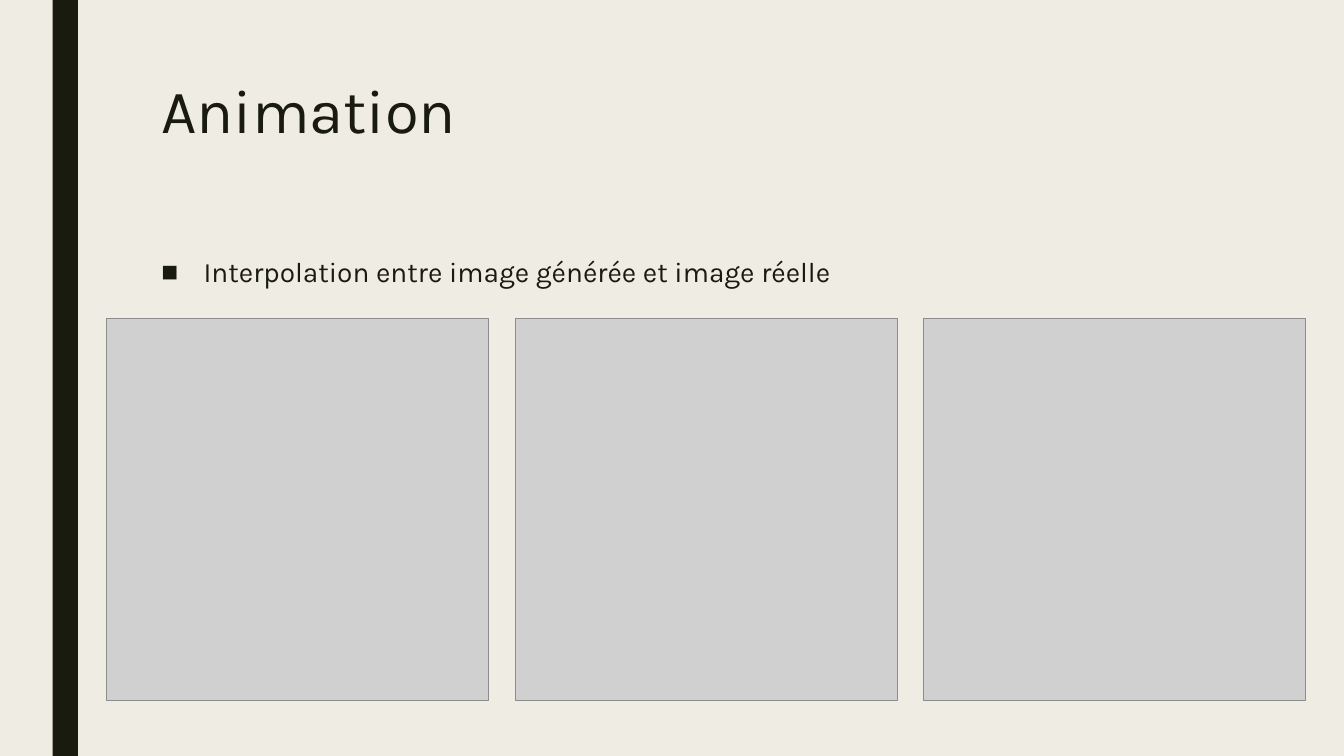
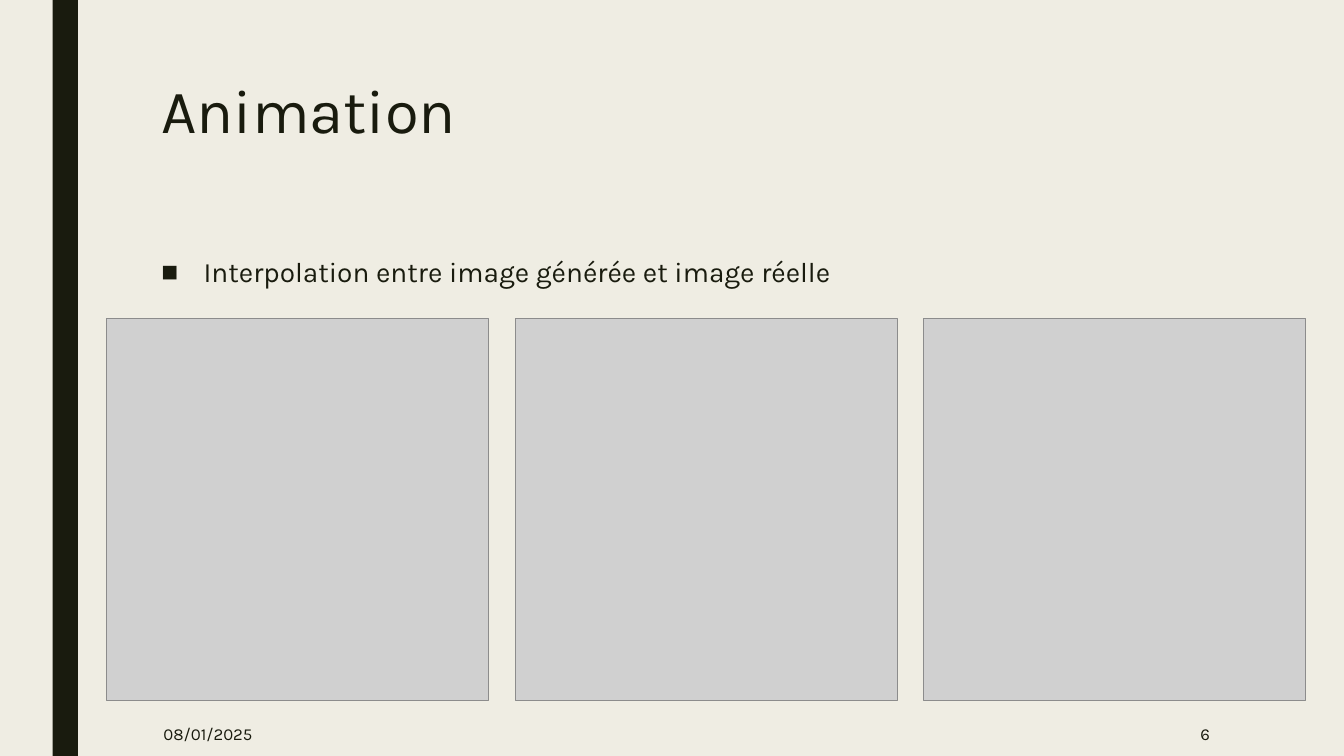
Before and after one commit to MathieuSuchet/5ANIM, a slide deck: slide 6 of 5ANIM – Animations numériques.pptx. Drawn at 1344x756 pixels with LibreOffice and Linux fonts; fonts in the diff are those of the drawing; grey boxes stand for pictures. Boxes give left, top, right and bottom in pixels: in the first picture for what was removed or moved away, otherwise in the second. Text is boxed around its words. In the diff, an @@ line names an element or a change of style, - is before the commit and + after.

```diff
--- a/5ANIM – Animations numériques.pptx
+++ b/5ANIM – Animations numériques.pptx
@@ text added at box(163, 727, 252, 741), 12 pt, text #191B0E @@
+08/01/2025
@@ page number added at box(1200, 729, 1210, 740), 12 pt, text #191B0E @@
+6
```
Also in this commit, not shown: 7 other slides changed, 5 other files.
